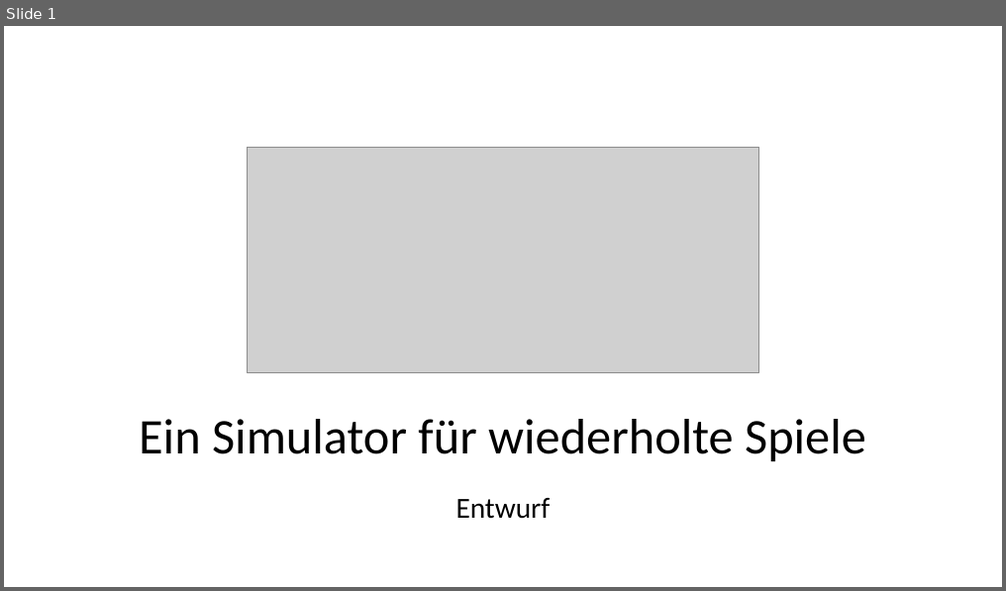
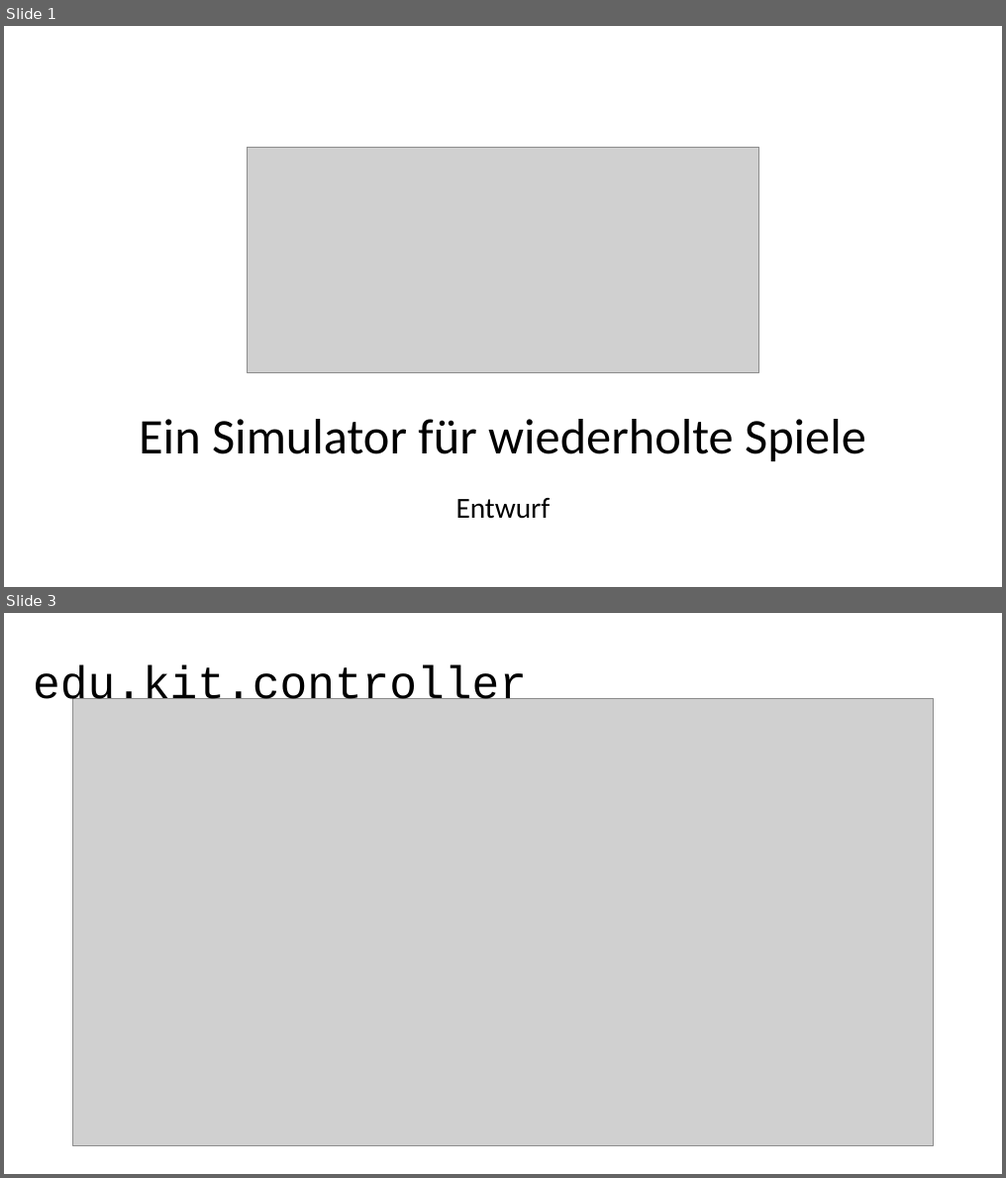
Before and after one commit to ChristianSchorr/repeated_games_pse, a slide deck: Dokumente/entwurf/Präsentation/presentation.pptx. Shown one above the other, each under a label of ours: slide 1 before the commit, slides 1 and 3 after it; the slides between them are not shown. The pictures are 1006x591 and 1006x1178 pixels, drawn with LibreOffice and Linux fonts; fonts in the diff are those of the drawing; grey boxes stand for pictures. Boxes give left, top, right and bottom in pixels: in the first picture for what was removed or moved away, otherwise in the second. Text is boxed around its words. In the diff, an @@ line names an element or a change of style, - is before the commit and + after.

```diff
--- a/Dokumente/entwurf/Präsentation/presentation.pptx
+++ b/Dokumente/entwurf/Präsentation/presentation.pptx
@@ slide 3 added at [4,613,1002,1174], background #FFFFFF @@
@@ title added at [33,665,527,711], 44 pt, text #000000 @@
+edu.kit.controller
@@ picture added at [73,698,934,1147] @@
```
Also in this commit, not shown: 3 other slides added, 2 slides removed, 2 other files.
